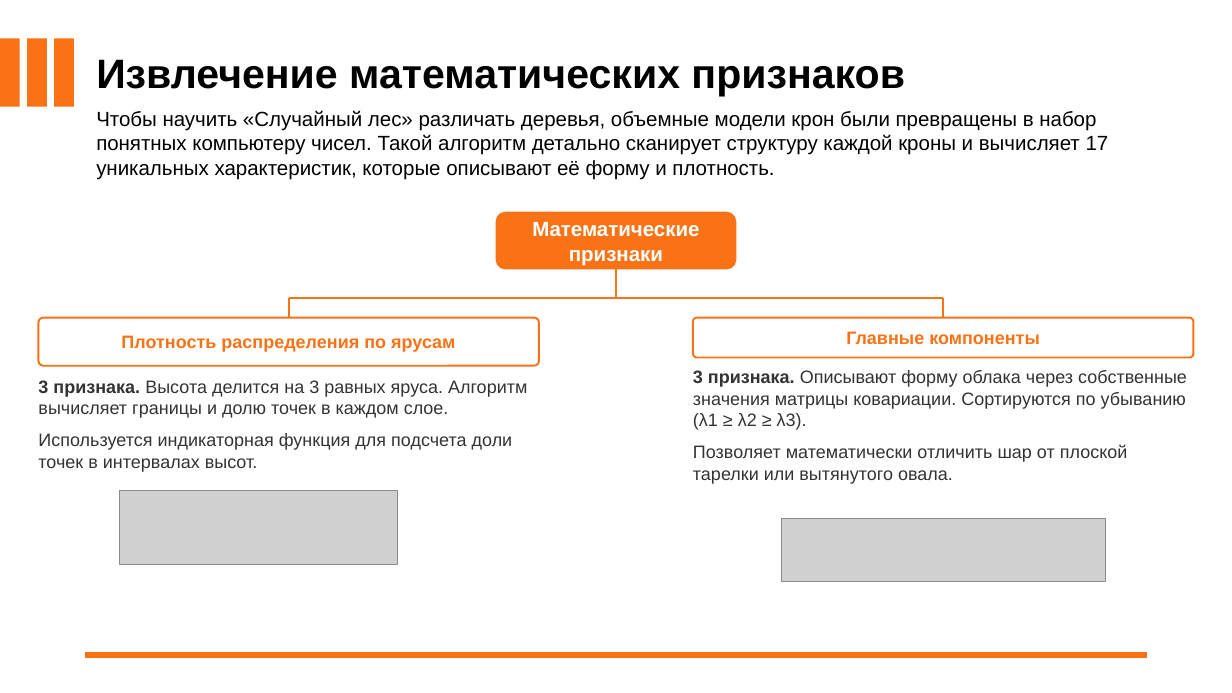
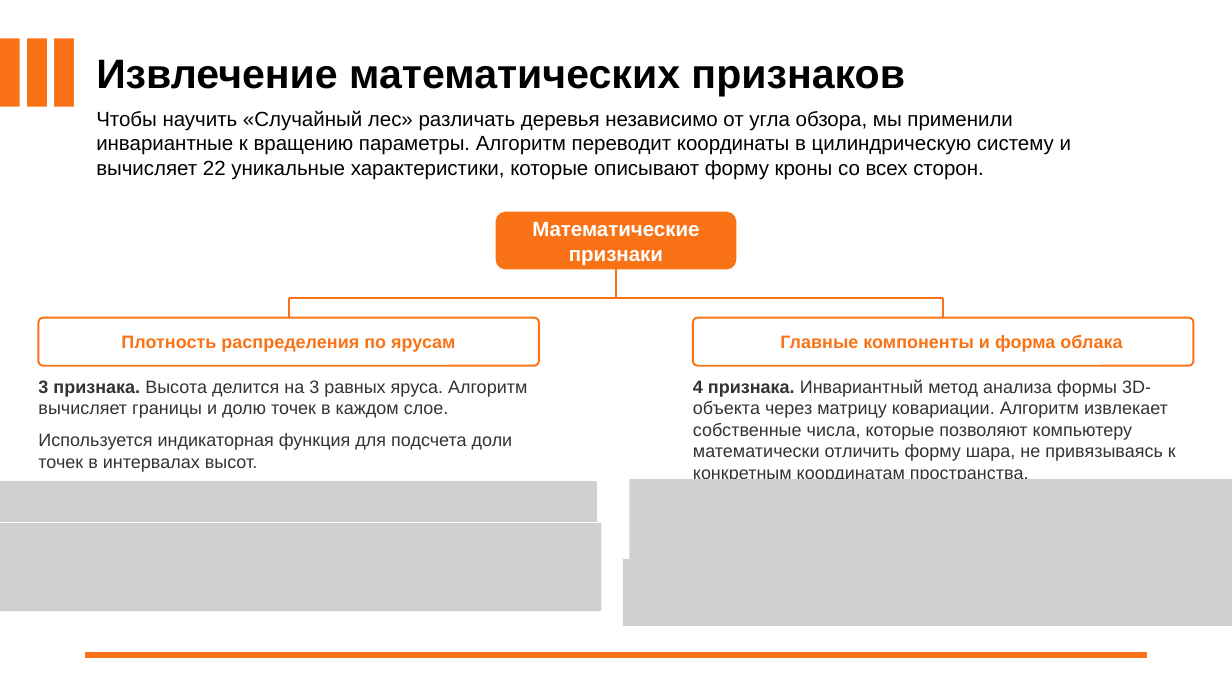
Before and after one commit to NotTheStas/COURSEPROJECT, a slide deck: slide 12 of ПрезентацияГречихинИСИвановаОГ.pptx. Drawn at 1232x693 pixels with LibreOffice and Linux fonts; fonts in the diff are those of the drawing; grey boxes stand for pictures; background and template pictures are left out. Boxes give left, top, right and bottom in pixels: in the first picture for what was removed or moved away, otherwise in the second. Text is boxed around its words. In the diff, an @@ line names an element or a change of style, - is before the commit and + after.

```diff
--- a/ПрезентацияГречихинИСИвановаОГ.pptx
+++ b/ПрезентацияГречихинИСИвановаОГ.pptx
@@ text at [96,110,1071,180]: text changed @@
-Чтобы научить «Случайный лес» различать деревья, объемные модели крон были превращены в набор понятных компьютеру чисел. Такой алгоритм детально сканирует структуру каждой кроны и вычисляет 17 уникальных характеристик, которые описывают её форму и плотность.
+Чтобы научить «Случайный лес» различать деревья независимо от угла обзора, мы применили инвариантные к вращению параметры. Алгоритм переводит координаты в цилиндрическую систему и вычисляет 22 уникальные характеристики, которые описывают форму кроны со всех сторон.
@@ rounded rectangle: place and size @@
-rounded rectangle at [693,318,1194,358]
+rounded rectangle at [693,318,1194,366]
@@ text at [780,335,1122,352]: text changed @@
-Главные компоненты
+Главные компоненты и форма облака
@@ text at [693,379,1176,479]: text changed @@
-3 признака. Описывают форму облака через собственные значения матрицы ковариации. Сортируются по убыванию (λ1 ≥ λ2 ≥ λ3).
-Позволяет математически отличить шар от плоской тарелки или вытянутого овала.
+4 признака. Инвариантный метод анализа формы 3D-объекта через матрицу ковариации. Алгоритм извлекает собственные числа, которые позволяют компьютеру математически отличить форму шара, не привязываясь к конкретным координатам пространства.
@@ picture added at [0,482,597,522] @@
@@ picture removed at [119,491,398,565] @@
@@ picture added at [629,480,1232,567] @@
@@ picture added at [0,523,602,611] @@
@@ picture removed at [781,519,1105,582] @@
@@ picture added at [623,559,1232,627] @@
```
Also in this commit, not shown: 4 other slides changed, 1 slide added, 1 slide removed, 1 other file.
